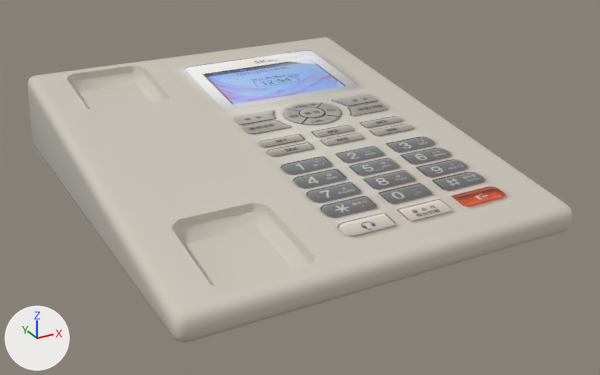
One commit to the FBX model GameDesign/School FBX/telephone.fbx: the scene before it, then after it.
Both versions are drawn from a 50 mm lens placed at (-0.1846, 0.2271, 0.0133), pointed at (-0.1703, 0.2531, 0.0003). The axes (+X, +Y, +Z) are drawn at lower left. The lights are the same throughout. Mesh edges are drawn as thin lines on the coarser meshes. Where no turn or scale is listed for an object, it has been applied to the vertices.
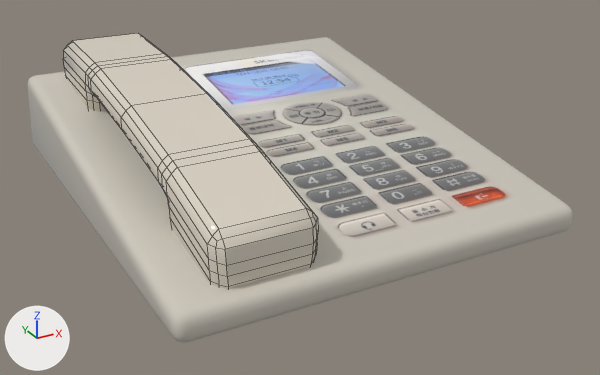
What differs and where, as boxes (x1, y1, x2, y2) in the pictures (600 x 375 px):
'Box002', added
    after: (63, 33, 318, 289)

Patch to the scene script:
```diff
--- a/GameDesign/School FBX/telephone.fbx.py
+++ b/GameDesign/School FBX/telephone.fbx.py
@@ mat_02___default @@
+mat_02___default = principled_material('02 - Default')
+mat_02___default.base_color = (0.727, 0.668, 0.565)  # light grey #ded5c6
+mat_02___default.roughness = 0.0
@@ me_mesh_001 @@
+me_mesh_001.from_pydata(...)  # 213 vertices, 210 faces; spans x -0.0016..0.002, y -0.008..0.008, z -0.0023..0.0023
+me_mesh_001.materials.append(mat_02___default)  # light grey #ded5c6
@@ ob_box002 @@
+ob_box002 = bpy.data.objects.new('Box002', me_mesh_001)
+ob_box002.location = (-0.17533, 0.25413, 0.00276)
```
